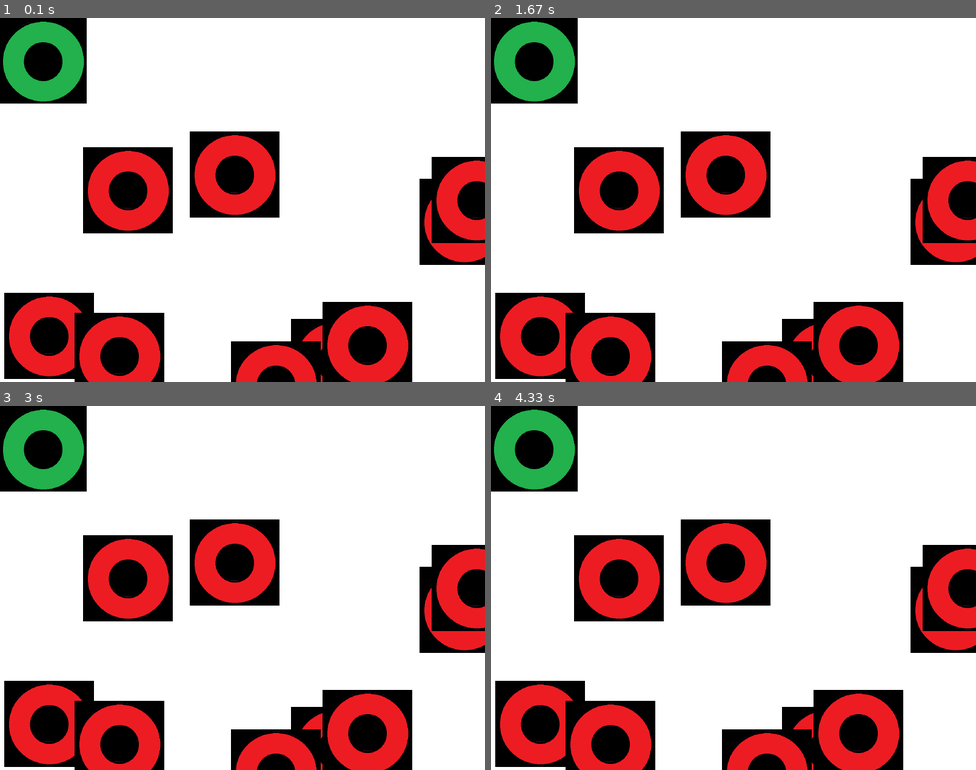
Above: before the commit, frames 1-4 (two rows, left to right).
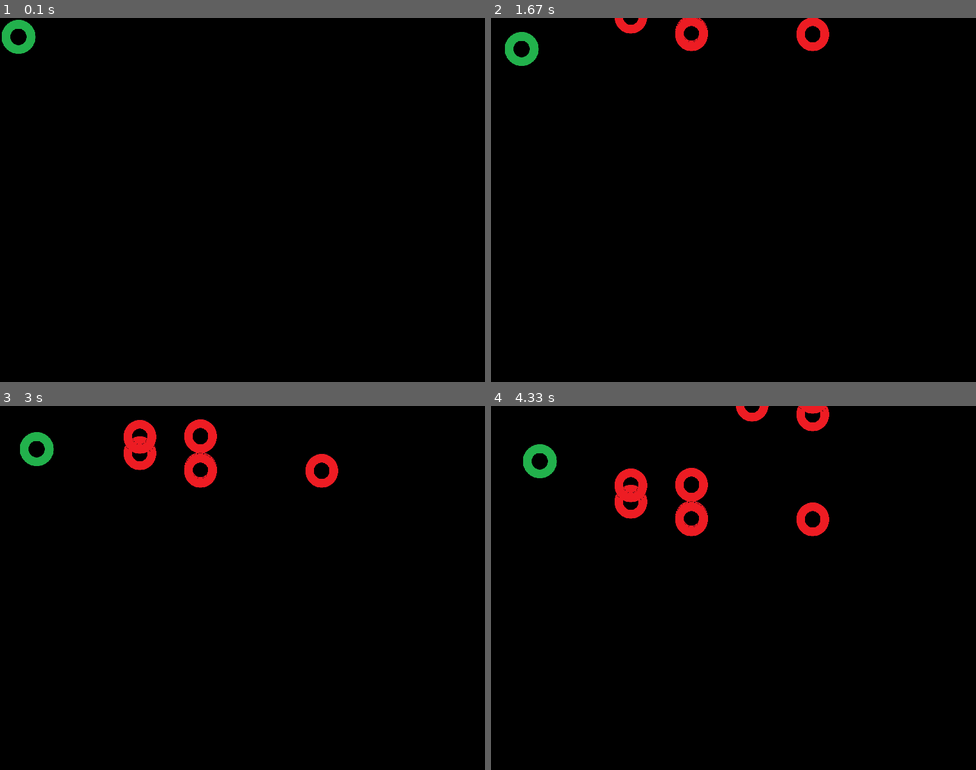
Above: after the commit, the same moments.

Repository: romulofff/gym-hero
Game: pygame game, started from src/game.py
Same seed, same stepped clock (60 frames per second), same inputs: the game is played once before the commit and once after it.
Inputs:
- Up to frame 1 (0.1 s): no input
- Up to frame 2 (1.67 s): hold Up 0.33-0.8 s; hold Down 0.83-1.13 s; hold Up 1.17-1.53 s; hold Down from 1.57 s (still down)
- Up to frame 3 (3 s): release Down at 1.93 s; hold Up 1.97-2.27 s; hold Down 2.3-2.6 s; hold Up from 2.63 s (still down)
- Up to frame 4 (4.33 s): release Up at 3 s; hold Down 3.03-3.4 s; hold Up 3.43-3.73 s; hold Down 3.77-4.07 s; hold Up from 4.1 s (still down)

The runs differ from the first frame. In frame 1, 85% of the frame differs, in the area x 0-100%, y 0-100%; in frame 2, 85%; in frame 3, 86%; in frame 4, 86%.

Commit message:
Moving sprites

Diff:
--- a/src/game.py
+++ b/src/game.py
@@ -23,11 +23,16 @@
         super().__init__()
 
         self.image = img
-        self.image.set_colorkey((255,255,255))
-        pygame.transform.scale(self.image, (5, 5))
+        self.image.set_colorkey((0,0,0))
+        self.image = pygame.transform.scale(self.image, (60, 60))
         self.rect = self.image.get_rect()
         # print(self.rect)
 
+    def update(self):
+        self.rect.y += 1
+        if self.rect.y > screen_height:
+            print("KILLING")
+            self.kill()
 
 pygame.init()
 screen_width = 800
@@ -46,10 +51,10 @@
 note_list = pygame.sprite.Group()
 all_sprites_list = pygame.sprite.Group()
 
-for i in range(10):
+for i in range(50):
     note = Note(redImg, redX, redY)
-    note.rect.x = random.randrange(screen_width)
-    note.rect.y = random.randrange(screen_height)
+    note.rect.x = random.choice([200, 300, 400, 500])
+    note.rect.y = random.uniform(-600*3, -60)
 
     note_list.add(note)
     all_sprites_list.add(note)
@@ -68,11 +73,18 @@
     for event in pygame.event.get():
         if event.type == pygame.QUIT:
             done = True
+        if event.type == pygame.KEYDOWN:
+            if event.key == pygame.K_DOWN:
+                redFret.rect.x += 10
+            if event.key == pygame.K_UP:
+                redFret.rect.y += 10
 
-    screen.fill((255, 255, 255))
+    screen.fill((0, 0, 0))
 
-    notes_hit_list = pygame.sprite.spritecollide(redFret, note_list, True)
-
+    notes_hit_list = pygame.sprite.spritecollide(redFret, note_list, False)
+    if len(notes_hit_list) > 0:
+        print(notes_hit_list)
+    note_list.update()
     all_sprites_list.draw(screen)
     clock.tick(60)
     pygame.display.flip()
